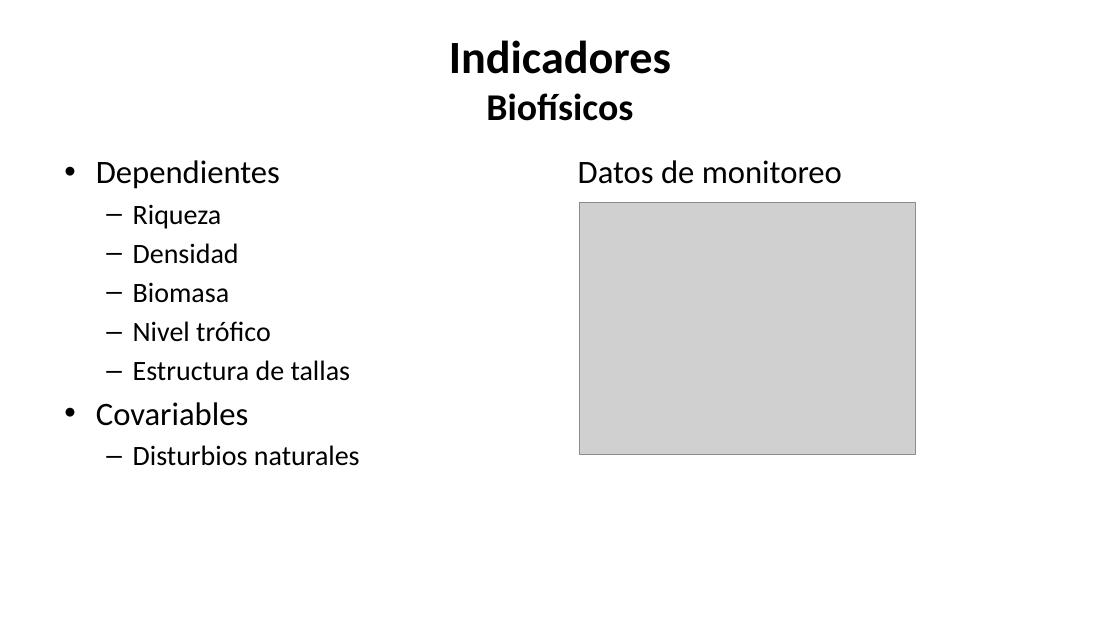
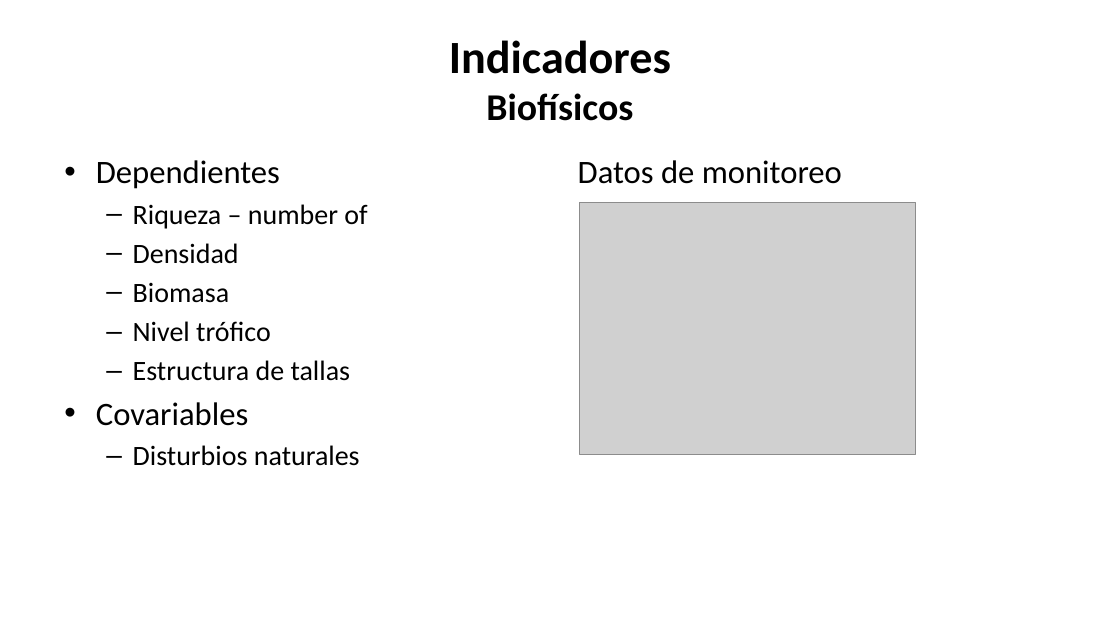
Before and after one commit to turfeffect/Docs, a slide deck: slide 7 of Presentations/Workshop in Mexico/Mexico Workshop.pptx. Drawn at 1120x630 pixels with LibreOffice and Linux fonts; fonts in the diff are those of the drawing; grey boxes stand for pictures. Boxes give left, top, right and bottom in pixels: in the first picture for what was removed or moved away, otherwise in the second. Text is boxed around its words. In the diff, an @@ line names an element or a change of style, - is before the commit and + after.

```diff
--- a/Presentations/Workshop in Mexico/Mexico Workshop.pptx
+++ b/Presentations/Workshop in Mexico/Mexico Workshop.pptx
@@ text at (133, 204, 367, 229): text changed @@
-  – Riqueza
+  – Riqueza – number of
```
Also in this commit, not shown: 4 other slides changed, 9 slides removed, 31 other files.
